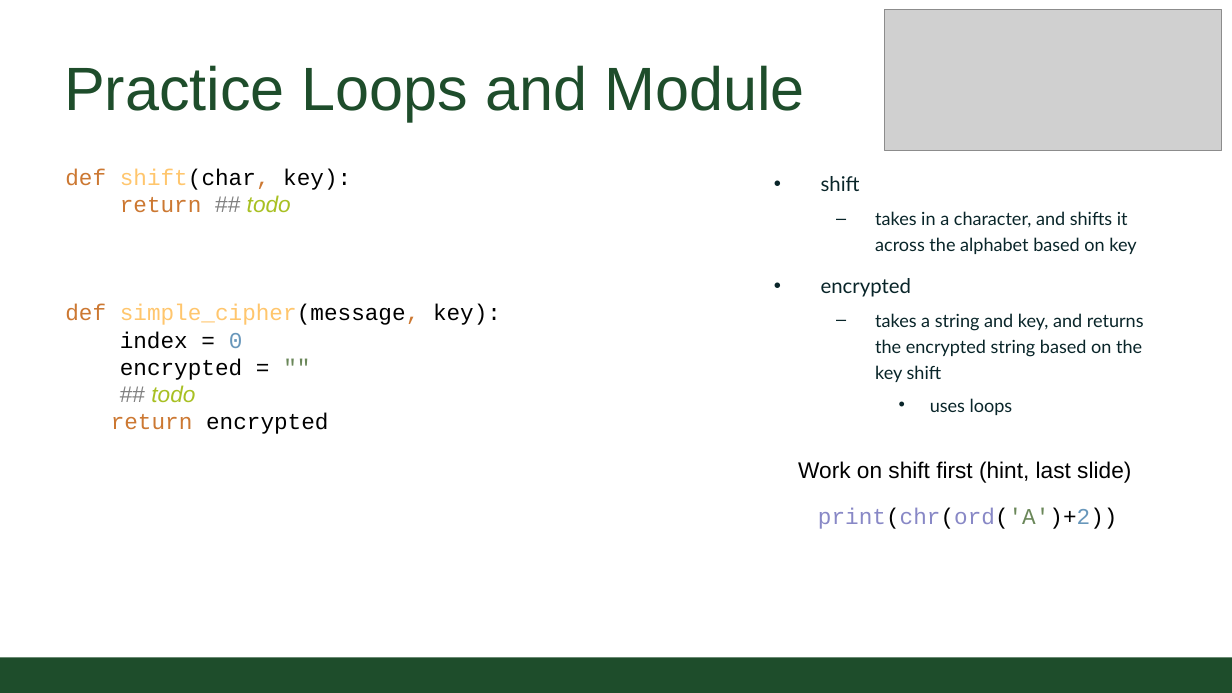
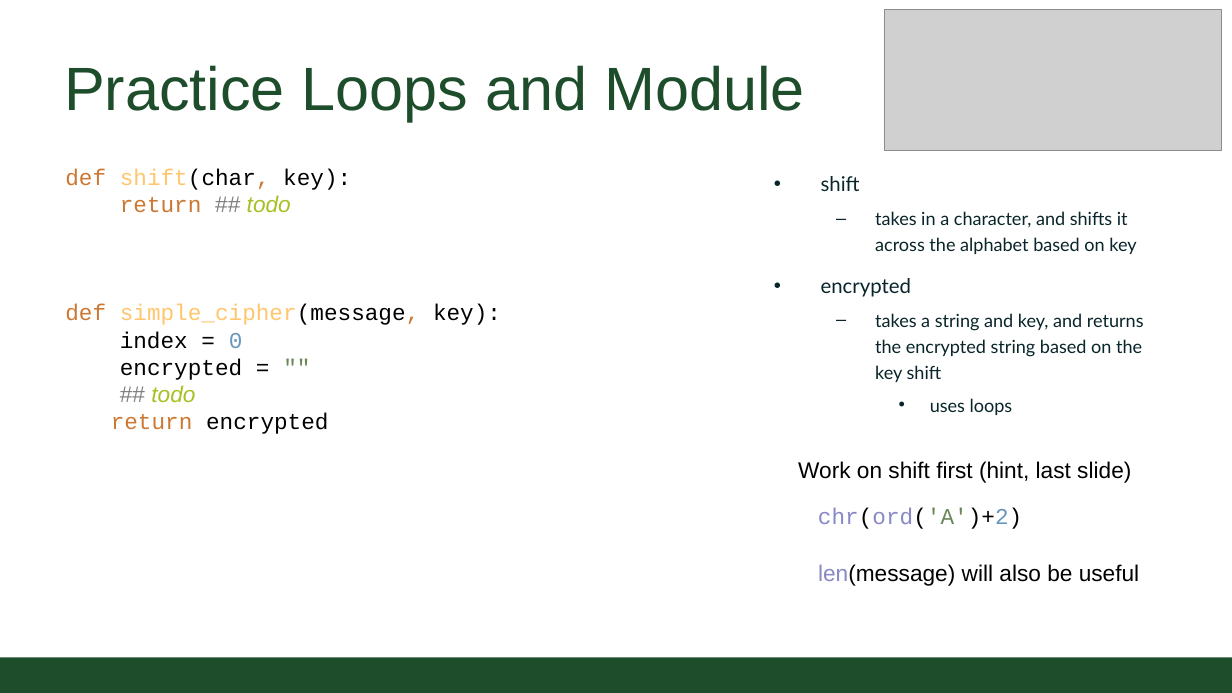
Before and after one commit to CSU-CS150B/handouts, a slide deck: slide 14 of Slides/On-Campus/05_01_InclusiveDesignandExpressions.pptx. Drawn at 1232x693 pixels with LibreOffice and Linux fonts; fonts in the diff are those of the drawing; grey boxes stand for pictures; background and template pictures are left out. Boxes give left, top, right and bottom in pixels: in the first picture for what was removed or moved away, otherwise in the second. Text is boxed around its words. In the diff, an @@ line names an element or a change of style, - is before the commit and + after.

```diff
--- a/Slides/On-Campus/05_01_InclusiveDesignandExpressions.pptx
+++ b/Slides/On-Campus/05_01_InclusiveDesignandExpressions.pptx
@@ text at (818,507,1022,529): text changed @@
-print(chr(ord('A')+2))
+chr(ord('A')+2)
@@ text added at (818,564,1139,586), 20 pt, text #000000 @@
+len(message) will also be useful
```
Also in this commit, not shown: 2 other slides changed, 1 other file.
